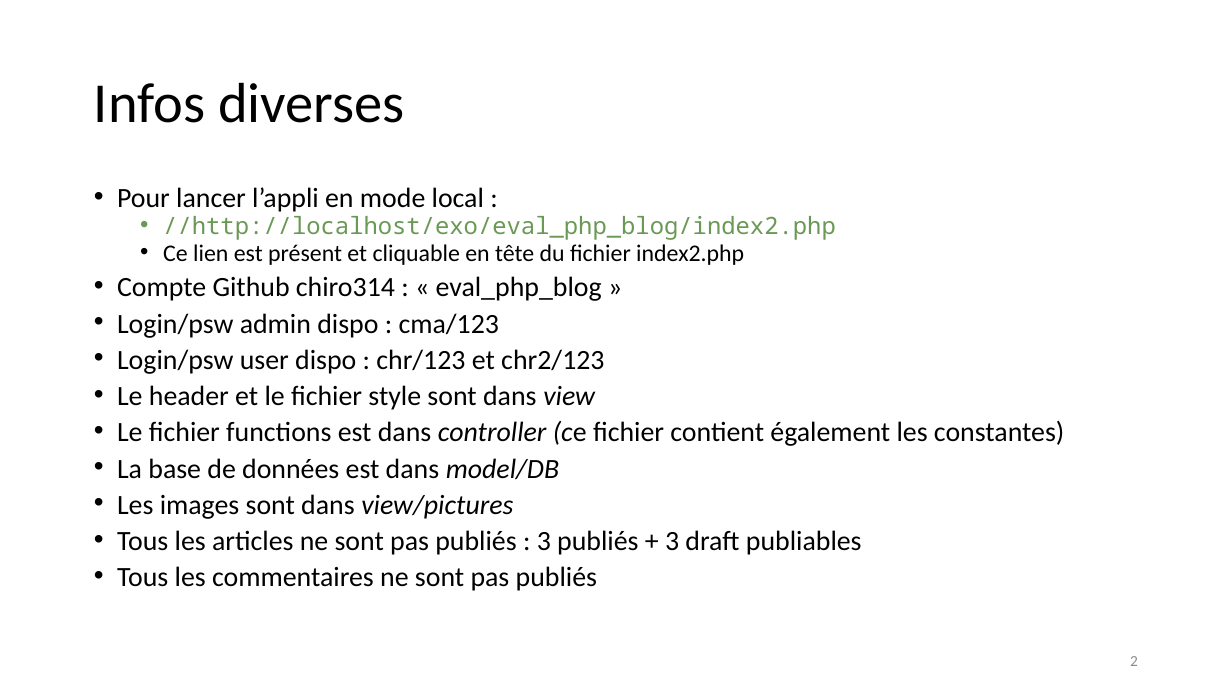
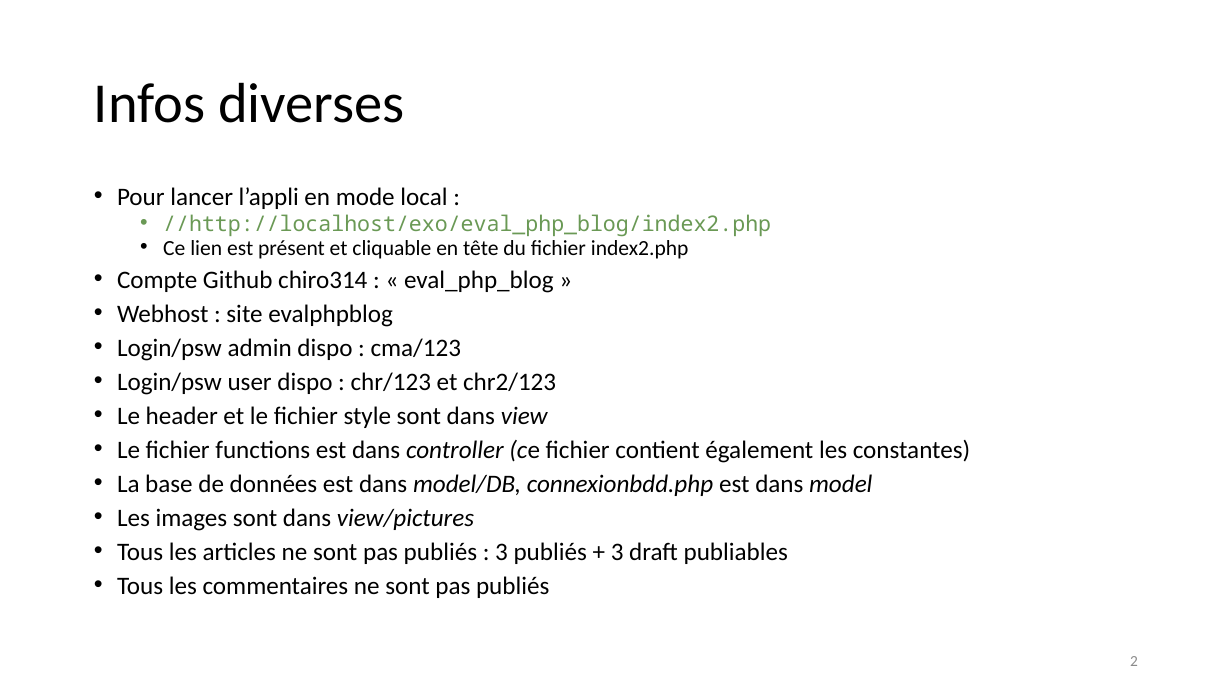
Before and after one commit to chiro314/eval_php_blog, a slide deck: slide 2 of _Conception.pptx. Drawn at 1232x693 pixels with LibreOffice and Linux fonts; fonts in the diff are those of the drawing. Boxes give left, top, right and bottom in pixels: in the first picture for what was removed or moved away, otherwise in the second. Text is boxed around its words. In the diff, an @@ line names an element or a change of style, - is before the commit and + after.

```diff
--- a/_Conception.pptx
+++ b/_Conception.pptx
@@ text at (x1=117, y1=187, x2=970, y2=598): size 21.7 to 19.6 pt in "Pour lancer l’appli en mode local :", "Compte Github chiro314 : « eval_php_blog »", "Login/psw admin dispo : cma/123", "Login/psw user dispo : chr/123 et chr2/123" and 5 more places; size 18.6 to 16.8 pt in "//http://localhost/exo/eval_php_blog/index2.php", "Ce lien est présent et cliquable en ..." @@
@@ text at (x1=117, y1=304, x2=393, y2=327): paragraph added @@
+• Webhost : site evalphpblog
@@ text at (x1=117, y1=474, x2=872, y2=496): text changed; size 21.7 to 19.6 pt; italic on @@
-• La base de données est dans model/DB
+• La base de données est dans model/DB, connexionbdd.php est dans model
```
Also in this commit, not shown: 9 slides added.
